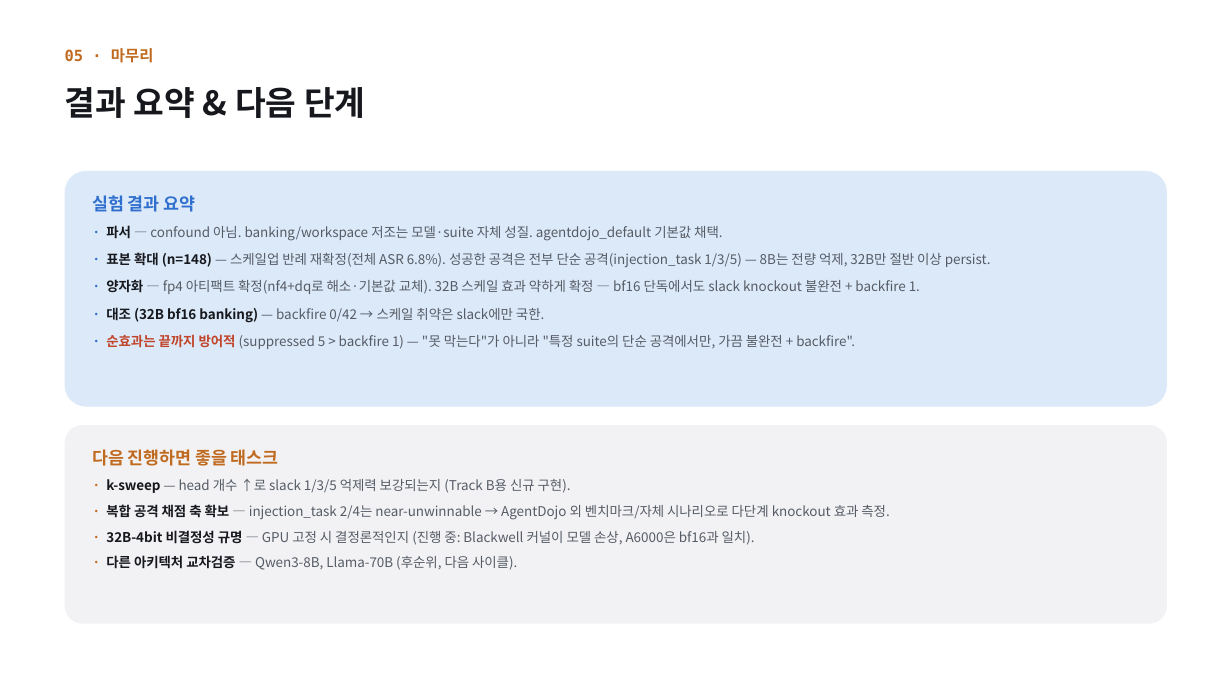
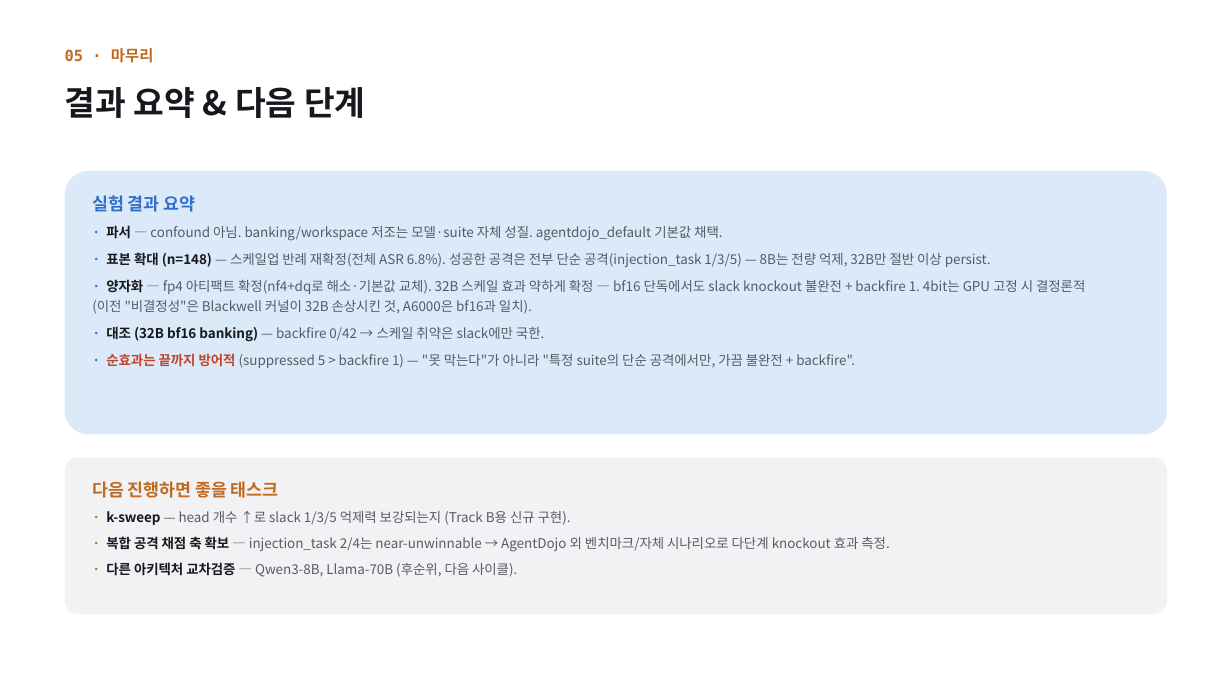
Before and after one commit to jongbin03/head_poc, a slide deck: slide 12 of docs/presentation/IPI_Head_Separation_PoC_4th [26-09-XX].pptx. Drawn at 1232x693 pixels with LibreOffice and Linux fonts; fonts in the diff are those of the drawing. Boxes give left, top, right and bottom in pixels: in the first picture for what was removed or moved away, otherwise in the second. Text is boxed around its words. In the diff, an @@ line names an element or a change of style, - is before the commit and + after.

```diff
--- a/docs/presentation/IPI_Head_Separation_PoC_4th [26-09-XX].pptx
+++ b/docs/presentation/IPI_Head_Separation_PoC_4th [26-09-XX].pptx
@@ rounded rectangle: place and size @@
-rounded rectangle at <box>65,171,1167,407</box>
+rounded rectangle at <box>65,171,1167,434</box>
@@ text at <box>92,279,1085,314</box>: text changed @@
-· 양자화 — fp4 아티팩트 확정(nf4+dq로 해소·기본값 교체). 32B 스케일 효과 약하게 확정 — bf16 단독에서도 slack knockout 불완전 + backfire 1.
+· 양자화 — fp4 아티팩트 확정(nf4+dq로 해소·기본값 교체). 32B 스케일 효과 약하게 확정 — bf16 단독에서도 slack knockout 불완전 + backfire 1. 4bit는 GPU 고정 시 결정론적 (이전 "비결정성"은 Blackwell 커널이 32B 손상시킨 것, A6000은 bf16과 일치).
@@ rounded rectangle: place and size @@
-rounded rectangle at <box>65,425,1167,624</box>
+rounded rectangle at <box>65,457,1167,615</box>
@@ text "다음 진행하면 좋을 태스크": place and size @@
-text "다음 진행하면 좋을 태스크" at <box>92,449,889,570</box>
+text "다음 진행하면 좋을 태스크" at <box>92,481,889,577</box>
@@ text at <box>106,530,755,545</box>: paragraph removed @@
-· 32B-4bit 비결정성 규명 — GPU 고정 시 결정론적인지 (진행 중: Blackwell 커널이 모델 손상, A6000은 bf16과 일치).
```
Also in this commit, not shown: 1 other slide changed, 3 other files.
